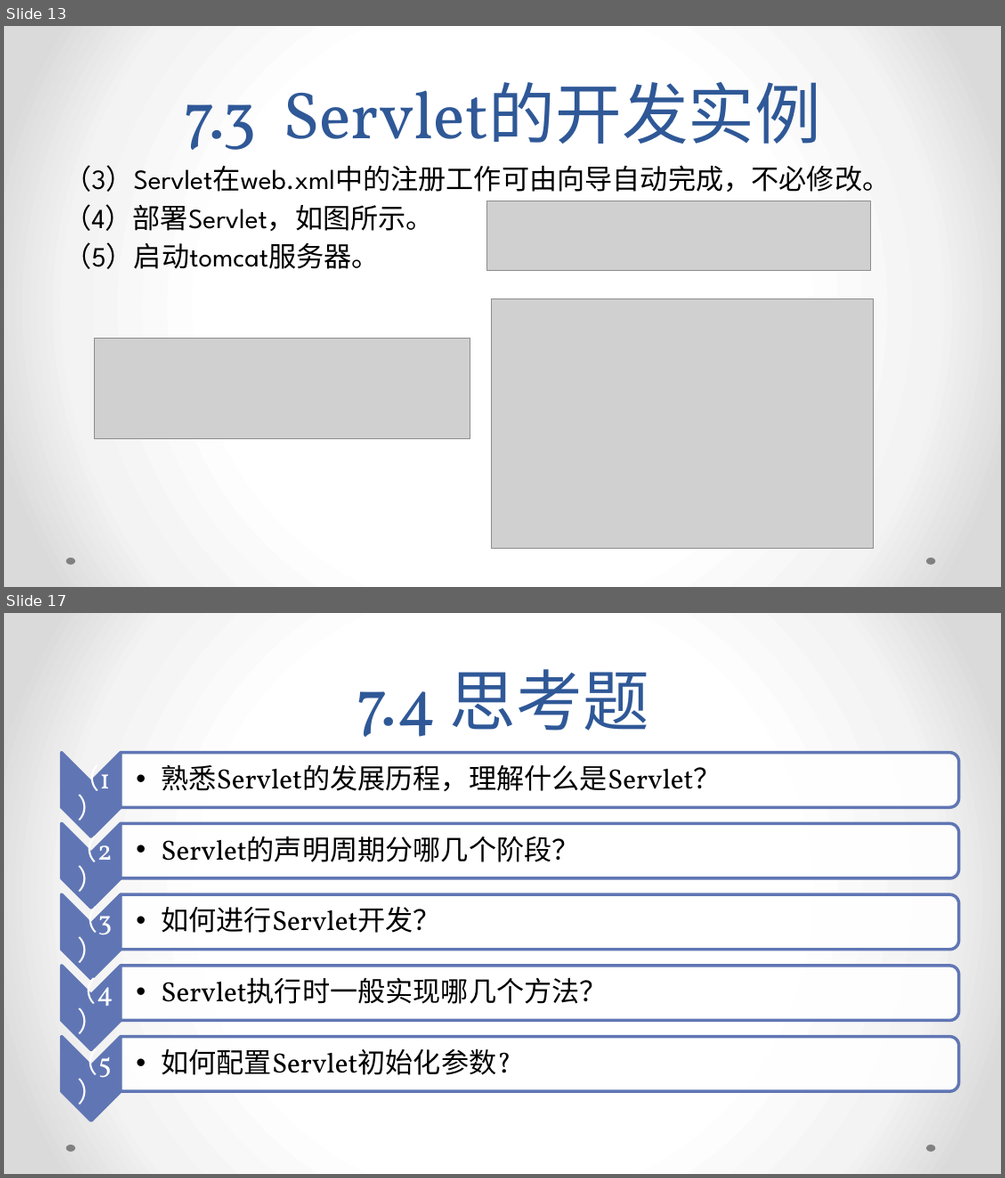
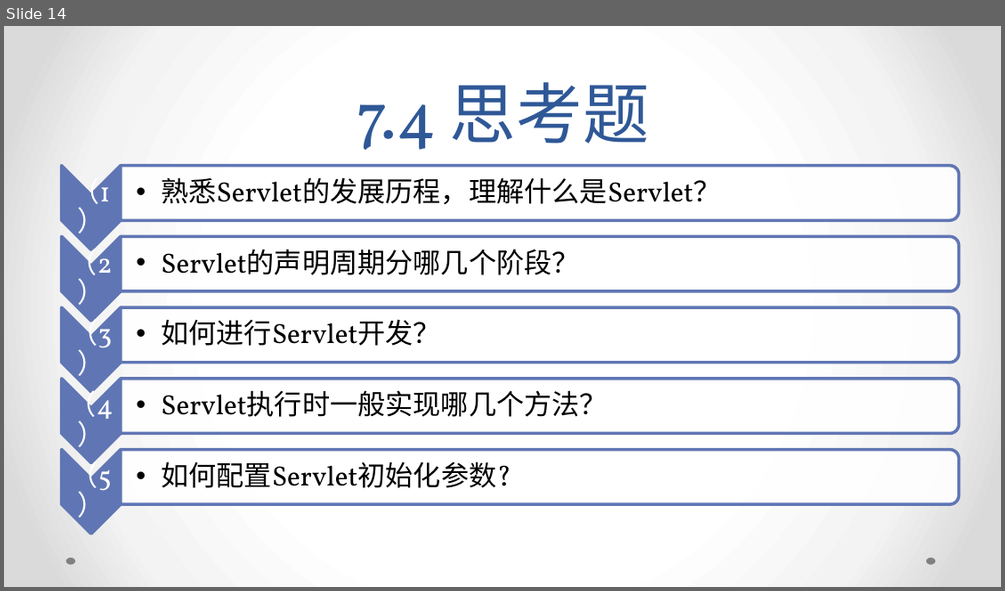
Before and after one commit to xdwenhaoyu/WEB_JSP, a slide deck: JSP PPT/第07章 Servlet编程.pptx. Shown one above the other, each under a label of ours: slides 13 and 17 before the commit, slide 14 after it; the slides between them are not shown. The pictures are 1005x1178 and 1005x591 pixels, drawn with LibreOffice and Linux fonts; fonts in the diff are those of the drawing; grey boxes stand for pictures. Boxes give left, top, right and bottom in pixels: in the first picture for what was removed or moved away, otherwise in the second. Text is boxed around its words. In the diff, an @@ line names an element or a change of style, - is before the commit and + after.

Commit message:
PPT少量修改

```diff
--- a/JSP PPT/第07章 Servlet编程.pptx
+++ b/JSP PPT/第07章 Servlet编程.pptx
@@ slide 13 removed at [4, 26, 1001, 587], background gradient #FFFFFF to #F4F4F4 to #DADADA; not listed: 2 template elements that a slide beside it also shows @@
@@ title removed at [184, 82, 821, 168] @@
-7.3 Servlet的开发实例
@@ text removed at [64, 165, 890, 269] @@
-（3）Servlet在web.xml中的注册工作可由向导自动完成，不必修改。
-（4）部署Servlet，如图所示。
-（5）启动tomcat服务器。
@@ picture removed at [486, 201, 870, 270] @@
@@ picture removed at [492, 298, 874, 548] @@
@@ picture removed at [95, 338, 470, 439] @@
@@ what was slide 17 is now slide 14 @@
```
Also in this commit, not shown: 1 slide changed, 1 slide added, 3 other slides removed, 8 other files.
